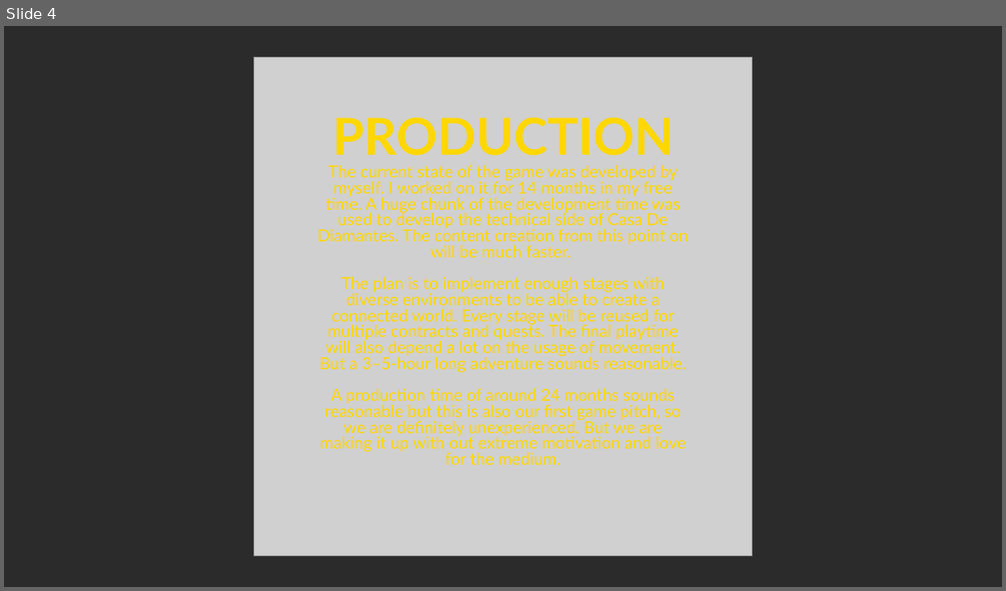
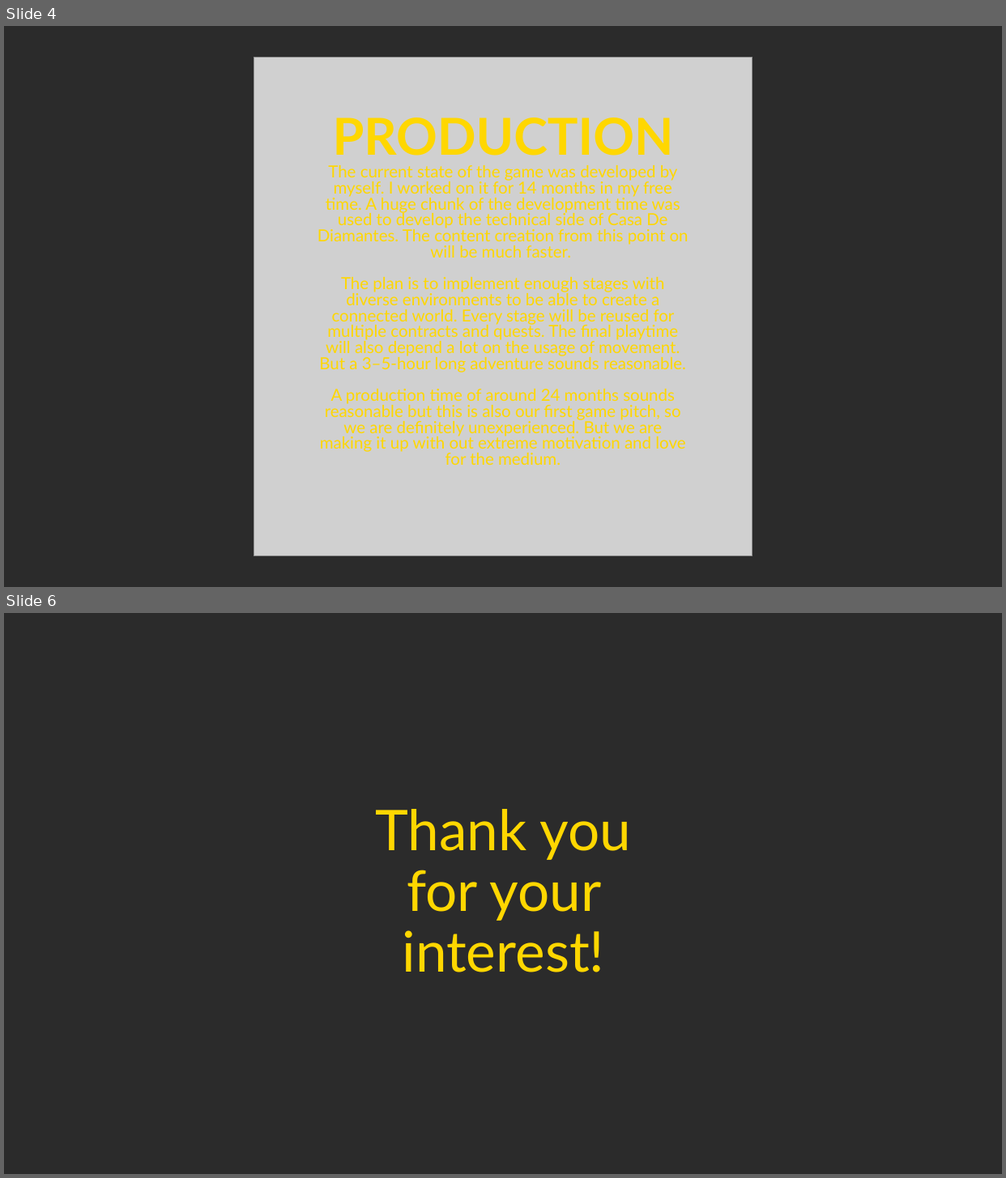
Before and after one commit to SoulPixelIV/casa-de-diamantes, a slide deck: CasaDeDiamantes.odp. Shown one above the other, each under a label of ours: slide 4 before the commit, slides 4 and 6 after it; the slides between them are not shown. The pictures are 1006x591 and 1006x1178 pixels, drawn with LibreOffice and Linux fonts; fonts in the diff are those of the drawing; grey boxes stand for pictures; background and template pictures are left out; a plain dark background stands for a picture behind light text. Boxes give left, top, right and bottom in pixels: in the first picture for what was removed or moved away, otherwise in the second. Text is boxed around its words. In the diff, an @@ line names an element or a change of style, - is before the commit and + after.

```diff
--- a/CasaDeDiamantes.odp
+++ b/CasaDeDiamantes.odp
@@ slide 6 added at box(4, 613, 1002, 1174), background picture (left out) @@
@@ title added at box(375, 809, 632, 973), 54 pt, text #FFD700 @@
+Thank you
+for your interest!
```
Also in this commit, not shown: 1 slide changed, 20 other files.
